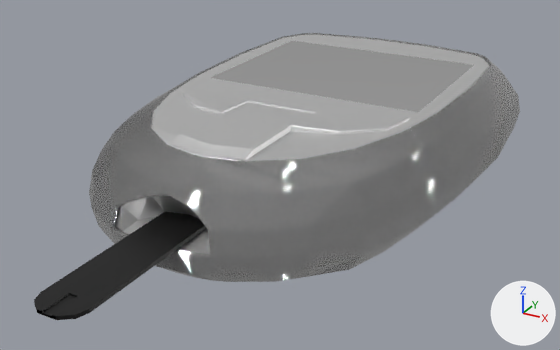
Renders of the Blender file static/models/TamagotchiDevice/tamagotchi_2.blend from each side of a commit.
Camera for both pictures: a 50 mm lens placed at (3.23, -6.47, 3.14), pointed at (0.01, -0.6, 0.21). The lights are fixed; the arrows at lower right show +X, +Y and +Z.

Objects in the first picture: 'Plane', 'button.center', 'button.left', 'button.right', 'cover', 'device', 'screen'.
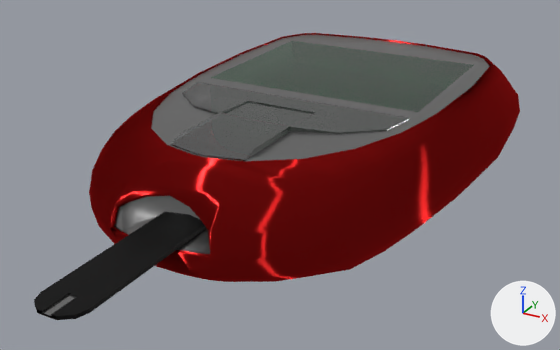
Location of each change, (x1, y1, x2, y2) in pixels of the pictures (560 x 350 px):
'cover', recoloured, shading changed (grey to red): (89, 33, 520, 282) in both
'device', recoloured, shading changed: (114, 35, 490, 254) in both
'button.center', recoloured: (170, 101, 315, 161) in both
'button.right', recoloured: (281, 98, 410, 134) in both
'button.left', recoloured: (182, 82, 295, 114) in both
part 3 of me_plane_002, cut back: (211, 41, 474, 112) in both

The change, as a list of edits to the scene's bpy script:
```text
Add mat_material_screen_001:
    mat_material_screen_001 = bpy.data.materials.new('Material.screen.001')
    mat_material_screen_001.use_nodes = True; mat_material_screen_001.node_tree.nodes.clear()
    _N = mat_material_screen_001.node_tree.nodes; _L = mat_material_screen_001.node_tree.links
    n0 = _N.new('ShaderNodeOutputMaterial'); n0.name = 'Material Output'
    n1 = _N.new('ShaderNodeBsdfPrincipled'); n1.name = 'Principled BSDF'
    n1.inputs[2].default_value = 0.0  # 'Roughness'
    n1.inputs[18].default_value = 1.0  # 'Transmission Weight'
    n2 = _N.new('ShaderNodeValue'); n2.name = 'Value'
    n2.outputs[0].default_value = 0.6  # 'Value'
    _L.new(n1.outputs[0], n0.inputs[0])  # 'BSDF' to 'Surface'
    _L.new(n2.outputs[0], n0.inputs[3])  # 'Value' to 'Thickness'
Add mat_material_cover:
    mat_material_cover = bpy.data.materials.new('Material.cover')
    mat_material_cover.use_nodes = True; mat_material_cover.node_tree.nodes.clear()
    _N = mat_material_cover.node_tree.nodes; _L = mat_material_cover.node_tree.links
    n0 = _N.new('ShaderNodeOutputMaterial'); n0.name = 'Material Output'
    n1 = _N.new('ShaderNodeBsdfAnisotropic'); n1.name = 'Glossy BSDF'
    n1.inputs[0].default_value = (0.456, 0.0116, 0.0116, 1.0)  # 'Color', red #b41c1c
    n1.inputs[1].default_value = 0.993  # 'Roughness'
    n1.inputs[2].default_value = 1.0  # 'Anisotropy'
    _L.new(n1.outputs[0], n0.inputs[0])  # 'BSDF' to 'Surface'
Change me_device:
    where me_device.from_pydata(...)  # 286 vertices, 274 faces; spans x -1.68..1.68, y -2.49..2.51, z -0.1..0.87
    remove me_device.materials.append(mat_material_005)
    me_device part 1: all faces are now shaded smooth (274 of 274 changed)
    add me_device.materials.append(mat_material_device)  # grey #8c8c8c
Change me_plane_001:
    where me_plane_001.from_pydata(...)  # 260 vertices, 238 faces; spans x -1.71..1.71, y -2.54..2.56, z -0.11..0.86
    remove me_plane_001.materials.append(mat_material_002)
    me_plane_001 part 2: all faces are now shaded smooth (238 of 238 changed)
    add me_plane_001.materials.append(mat_material_cover)
Change me_plane_002:
    verts and faces of me_plane_002; kept vertices keep their numbers, new ones are numbered from 9
    remove me_plane_002.from_pydata(...)  # 9 vertices, 4 faces; spans x -1.12..1.13, y -0.05..1.74, z 0.85
    remove me_plane_002.materials.append(mat_material)
    add me_plane_002.from_pydata(...)  # 4 vertices, 1 face; spans x -1.12..1.13, y -0.05..1.74, z 0.85
    me_plane_002 part 3
    add delete_vertices([*range(0, 4), 6])  # with the faces that use them
    add faces += [(4, 7, 8, 5)]
    me_plane_002 part 4: the surface is now shaded flat
    add me_plane_002.materials.append(mat_material_screen_001)
Change me_device_002:
    where me_device_002.from_pydata(...)  # 30 vertices, 22 faces; spans x -0.353..0.349, y -1.848..-0.553, z 0.85..0.9
    remove me_device_002.materials.append(mat_material_004)
    add me_device_002.materials.append(mat_material_buttons)  # grey #8c8c8c
Change me_device_003:
    where me_device_003.from_pydata(...)  # 17 vertices, 10 faces; spans x -1.115..-0.003, y -1.031..-0.27, z 0.85..0.899
    remove me_device_003.materials.append(mat_material_004)
    add me_device_003.materials.append(mat_material_buttons)  # grey #8c8c8c
Change me_device_004:
    where me_device_004.from_pydata(...)  # 17 vertices, 10 faces; spans x -0.003..1.125, y -1.031..-0.27, z 0.85..0.899
    remove me_device_004.materials.append(mat_material_004)
    add me_device_004.materials.append(mat_material_buttons)  # grey #8c8c8c
```
